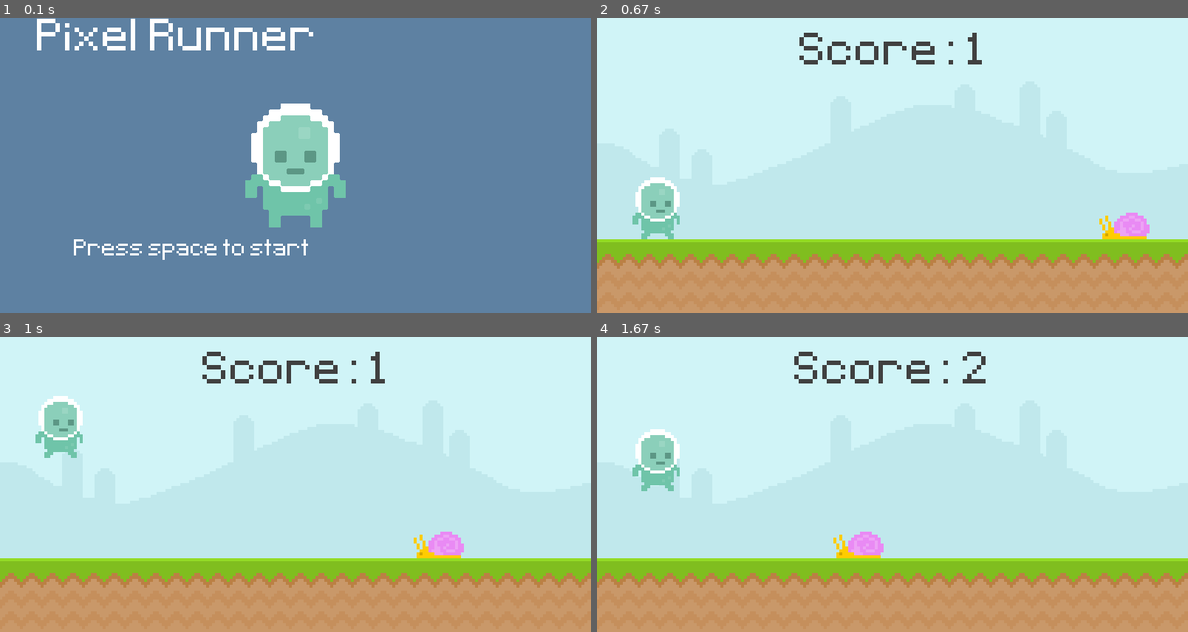
Above: before the commit, frames 1-4 (two rows, left to right).
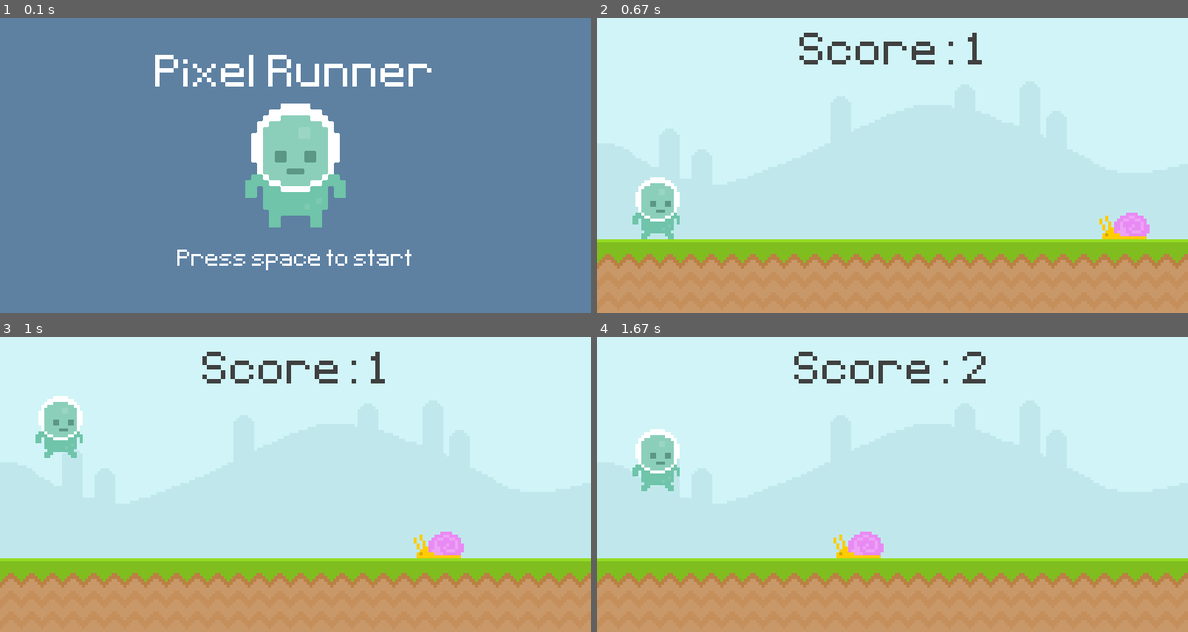
Above: after the commit, the same moments.

Repository: progchris00/Python-Projects
Game: pygame game, started from Pygames/Runner/main.py
The game is run twice, just before and just after one commit, with the same random seed, the same clock (stepped at 60 frames per second) and the same inputs.
Inputs (mouse positions are in pixels of both pictures, inside the frame that each line leads up to):
- Up to frame 1 (0.1 s): no input
- Up to frame 2 (0.67 s): tap Space at 0.33 s
- Up to frame 3 (1 s): click (295, 502) at 0.72 s
- Up to frame 4 (1.67 s): click (1111, 587) at 1.55 s

The runs differ from the first frame. In frame 1, 4.2% of the frame differs, in the area x 6-73%, y 0-86%; in frame 2, nothing differs; in frame 3, nothing differs; in frame 4, nothing differs.

Commit message:
Fixed text position

Diff:
--- a/Pygames/Runner/main.py
+++ b/Pygames/Runner/main.py
@@ -70,12 +70,23 @@
             game_active = False
 
     else:
+        final_score = display_score()
+
         screen.fill((94, 129, 162))
         top_message = test_font.render("Pixel Runner", False, "White")
+        top_message_rect = top_message.get_rect(center =(400, 80))
+
         bottom_message = end_font.render("Press space to start", False, "White")
+        bottom_message_rect = bottom_message.get_rect(center =(400, 330))
+
+
+        score_message = end_font.render(f"Your final score is {final_score}", False, "White")
 
         screen.blit(player_stand2x, player_stand_rect)
-        screen.blits([(bottom_message, (100, 300)), (top_message, (50, 0))])
+        screen.blits([(bottom_message, bottom_message_rect), (top_message, top_message_rect)])
+
+        if final_score != None:
+            screen.blit(score_message, (50, 0))
 
 
     pygame.display.update()
